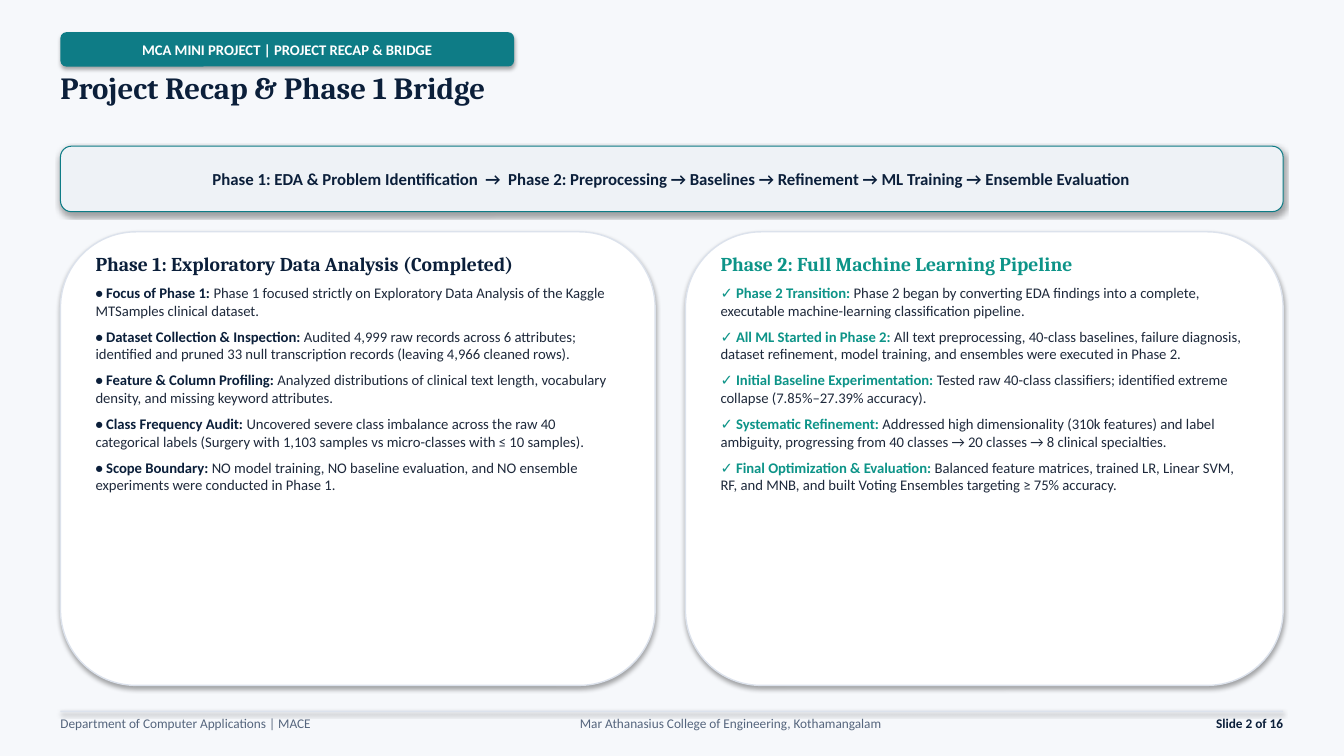
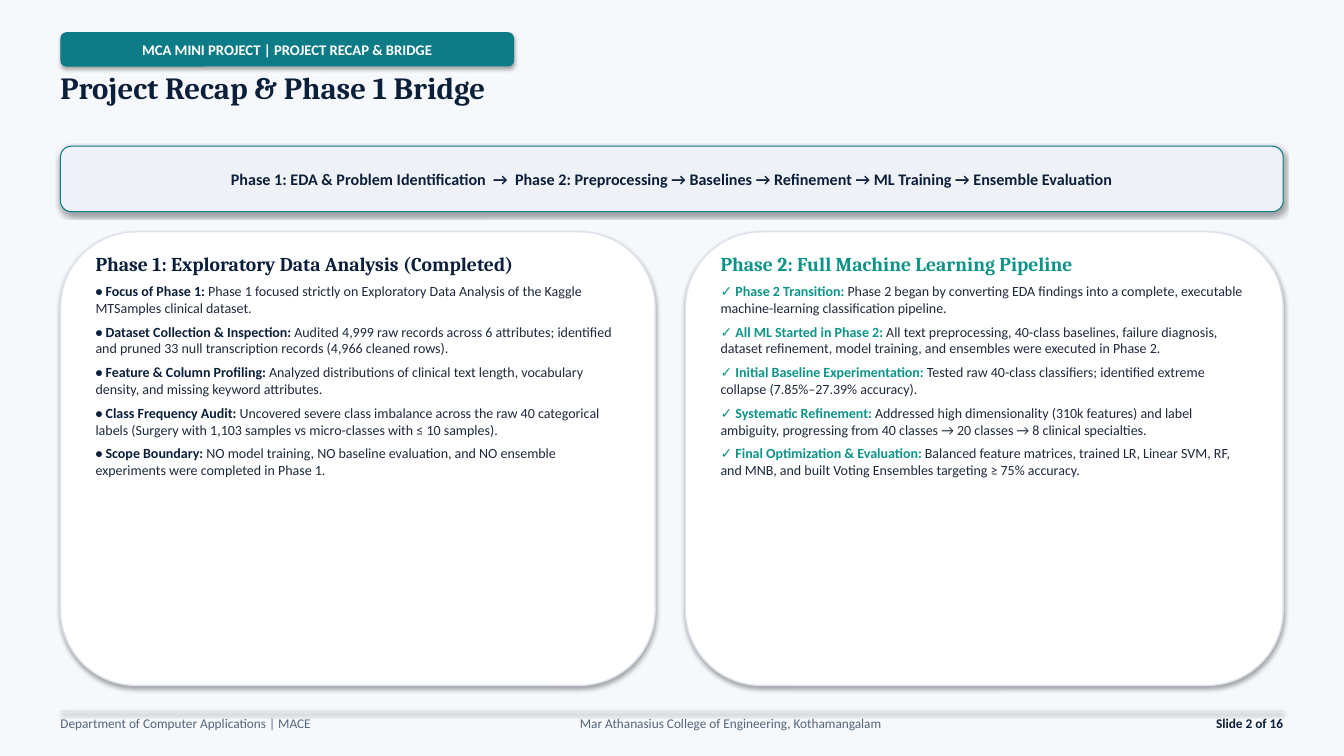
Before and after one commit to JiphinGeorge/Mini-Project-S3-MCA, a slide deck: slide 2 of model training project/2nd Presentation 30-9-2026/Medical_Specialty_Classification_Interim_Presentation_2.pptx. Drawn at 1344x756 pixels with LibreOffice and Linux fonts; fonts in the diff are those of the drawing. Boxes give left, top, right and bottom in pixels: in the first picture for what was removed or moved away, otherwise in the second. Text is boxed around its words. In the diff, an @@ line names an element or a change of style, - is before the commit and + after.

Commit message:
refactor: update presentation layout geometry and text styling to prevent overlap

```diff
--- a/model training project/2nd Presentation 30-9-2026/Medical_Specialty_Classification_Interim_Presentation_2.pptx
+++ b/model training project/2nd Presentation 30-9-2026/Medical_Specialty_Classification_Interim_Presentation_2.pptx
@@ rounded rectangle "Phase 1: EDA & Problem ..." at [60, 146, 1284, 212]: size 12 to 11.5 pt @@
@@ text at [96, 286, 599, 438]: size 10.5 to 10 pt in "• Focus of Phase 1: Phase 1 ...", "• Feature & Column Profiling: Analyzed distributions ...", "• Class Frequency Audit: Uncovered severe class ..."; less space between paragraphs @@
@@ text at [721, 286, 1242, 478]: size 10.5 to 10 pt; less space between paragraphs @@
@@ text at [96, 327, 612, 356]: text changed; size 10.5 to 10 pt @@
-• Dataset Collection & Inspection: Audited 4,999 raw records across 6 attributes; identified and pruned 33 null transcription records (leaving 4,966 cleaned rows).
+• Dataset Collection & Inspection: Audited 4,999 raw records across 6 attributes; identified and pruned 33 null transcription records (4,966 cleaned rows).
@@ text at [96, 448, 556, 478]: text changed; size 10.5 to 10 pt @@
-• Scope Boundary: NO model training, NO baseline evaluation, and NO ensemble experiments were conducted in Phase 1.
+• Scope Boundary: NO model training, NO baseline evaluation, and NO ensemble experiments were completed in Phase 1.
```
Also in this commit, not shown: 10 other slides changed, 3 other files.
